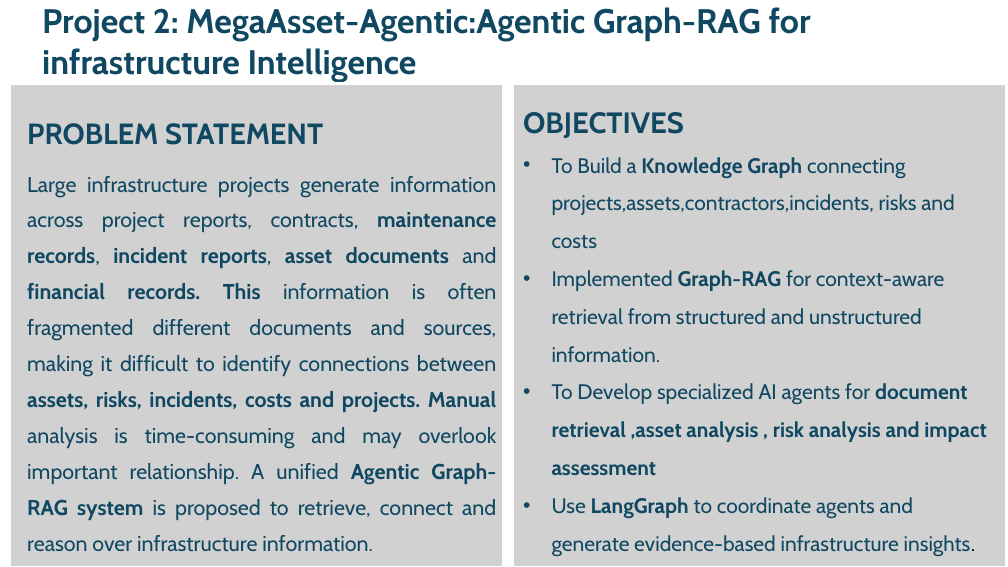
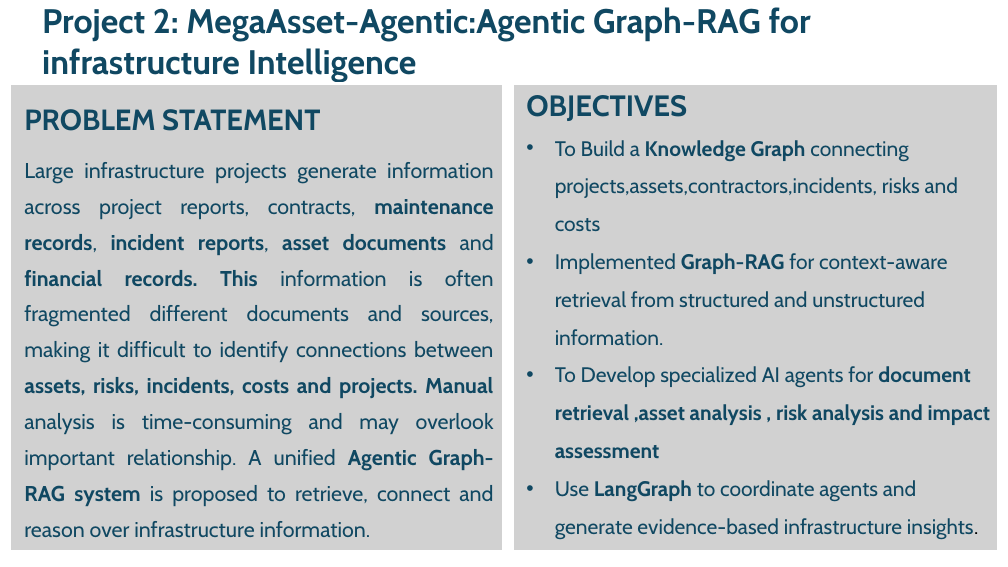
Before and after one commit to SWETHASONA001/LTM_PROJECT_ZEROTHREVIEW, a slide deck: slide 4 of T9981_VIT CHENNAI_SWETHA.pptx. Drawn at 1008x567 pixels with LibreOffice and Linux fonts; fonts in the diff are those of the drawing. Boxes give left, top, right and bottom in pixels: in the first picture for what was removed or moved away, otherwise in the second. Text is boxed around its words. In the diff, an @@ line names an element or a change of style, - is before the commit and + after.

```diff
--- a/T9981_VIT CHENNAI_SWETHA.pptx
+++ b/T9981_VIT CHENNAI_SWETHA.pptx
@@ rectangle: place and size @@
-rectangle at [11,83,504,567]
+rectangle at [11,83,504,551]
@@ text "PROBLEM STATEMENT": place and size @@
-text "PROBLEM STATEMENT" at [27,123,497,551]
+text "PROBLEM STATEMENT" at [24,109,494,537]
@@ rectangle: place and size @@
-rectangle at [513,83,1006,567]
+rectangle at [513,83,998,551]
@@ text "OBJECTIVES": place and size @@
-text "OBJECTIVES" at [523,112,986,556]
+text "OBJECTIVES" at [526,95,990,540]
```
